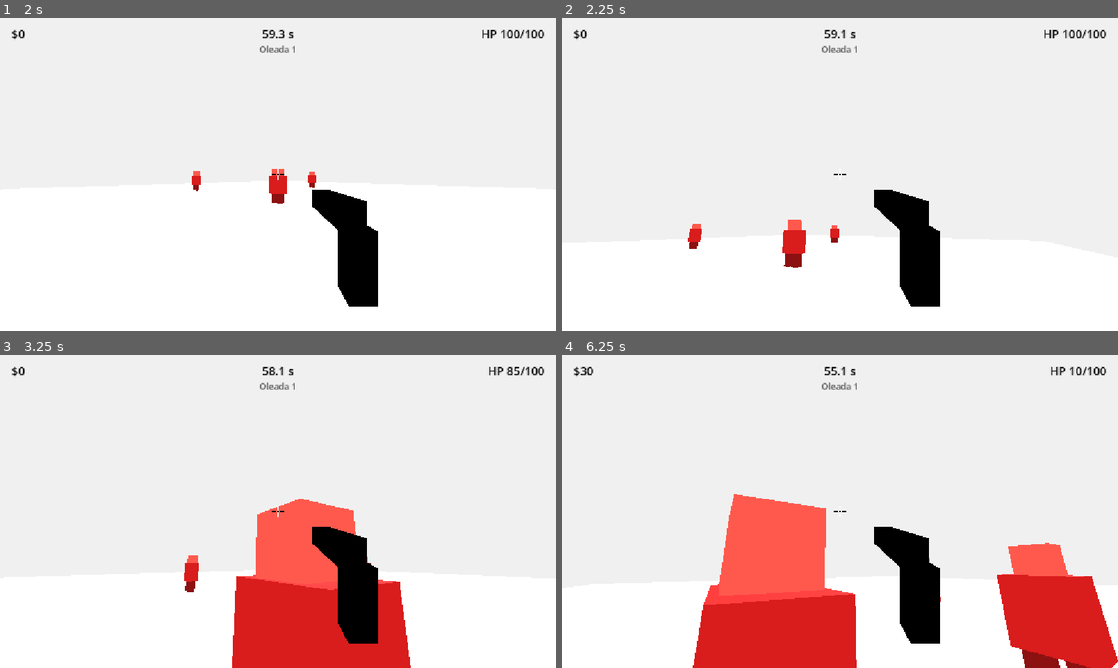
Above: before the commit, frames 1-4 (two rows, left to right).
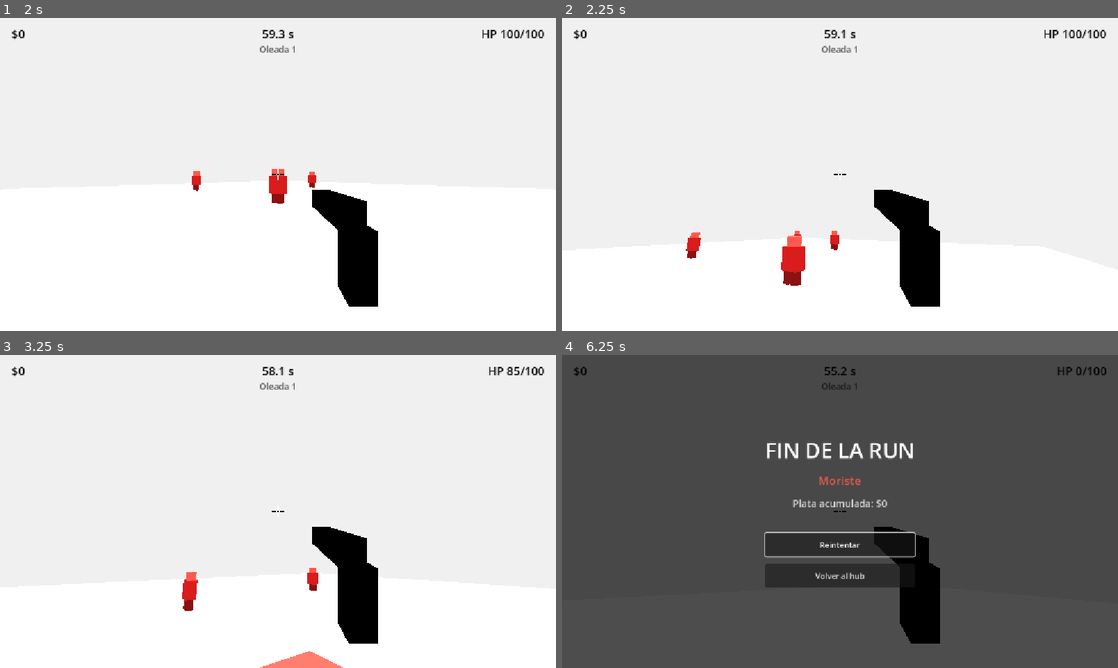
Above: after the commit, the same moments.

Repository: Veilen1/Deadline
Game: Godot game, scene res://scenes/ui/main_menu.tscn
Same seed, same stepped clock (60 frames per second), same inputs: the game is played once before the commit and once after it.
Inputs (mouse positions are in pixels of both pictures, inside the frame that each line leads up to):
- Up to frame 1 (2 s): click "Jugar" at 0.5 s; click "Jugar" at 1.25 s
- Up to frame 2 (2.25 s): move the mouse to (867, 174) at 2.02 s; hold W (move_forward) from 2.03 s (still down); tap Space (jump, bound only after the commit) at 2.1 s
- Up to frame 3 (3.25 s): keep holding W (move_forward); tap Space (jump, bound only after the commit) at 2.27, 2.57, 3.02, 3.05 s; move the mouse to (250, 511) at 2.77 s; click (250, 511) at 2.85 s
- Up to frame 4 (6.25 s): keep holding W (move_forward); tap Space (jump, bound only after the commit) at 3.32, 3.6, 4.52, 4.55, 4.82, 5.1, 5.27, 5.57, 6.02, 6.05 s; move the mouse to (851, 505) at 3.52 s; move the mouse to (834, 517) at 4.27 s; click (834, 517) at 4.35 s; move the mouse to (878, 514) at 5.02 s; move the mouse to (795, 508) at 5.77 s; click (795, 508) at 5.85 s

Frame 1 is identical in both runs. In frame 2, 1.0% of the frame differs, in the area x 22-50%, y 64-86%; in frame 3, 11%; in frame 4, 97%, in the area x 0-100%, y 0-100%.

Commit message:
feat(player): agregar salto de medio cuerpo

Diff:
--- a/project.godot
+++ b/project.godot
@@ -47,6 +47,11 @@
 "events": [Object(InputEventMouseButton,"resource_local_to_scene":false,"resource_name":"","device":-1,"window_id":0,"a …(253 unchanged characters)…
 ]
 }
+jump={
+"deadzone": 0.5,
+"events": [Object(InputEventKey,"resource_local_to_scene":false,"resource_name":"","device":-1,"window_id":0,"alt_pressed":false,"shift_pressed":false,"ctrl_pressed":false,"meta_pressed":false,"pressed":false,"keycode":0,"physical_keycode":32,"key_label":0,"unicode":32,"echo":false,"script":null)
+]
+}
 reload={
 "deadzone": 0.5,
 "events": [Object(InputEventKey,"resource_local_to_scene":false,"resource_name":"","device":-1,"window_id":0,"alt_pressed":false,"shift_pressed":false,"ctrl_pressed":false,"meta_pressed":false,"pressed":false,"keycode":0,"physical_keycode":82,"key_label":0,"unicode":114,"echo":false,"script":null)
--- a/scenes/actors/player/player.gd
+++ b/scenes/actors/player/player.gd
@@ -8,6 +8,7 @@
 @export_group("Movement")
 @export var move_speed: float = 5.0
 @export var gravity: float = 20.0
+@export var jump_height: float = 0.9
 
 @export_group("Camera")
 @export var mouse_sensitivity: float = 0.003
@@ -69,6 +70,9 @@
 		velocity.y -= gravity * delta
 	else:
 		velocity.y = 0.0
+		if Input.is_action_just_pressed("jump"):
+			# Salto de medio cuerpo: v = sqrt(2 * g * h).
+			velocity.y = sqrt(2.0 * gravity * jump_height)
 
 	move_and_slide()
 
